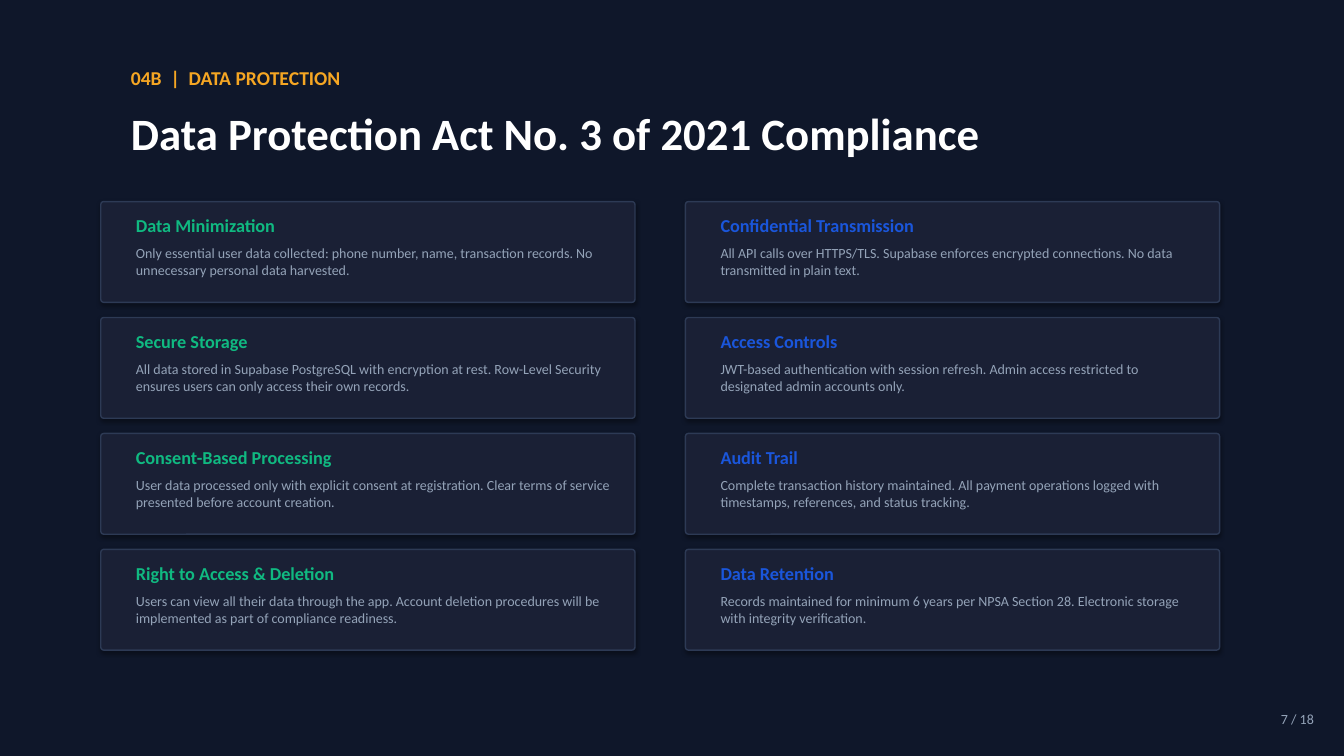
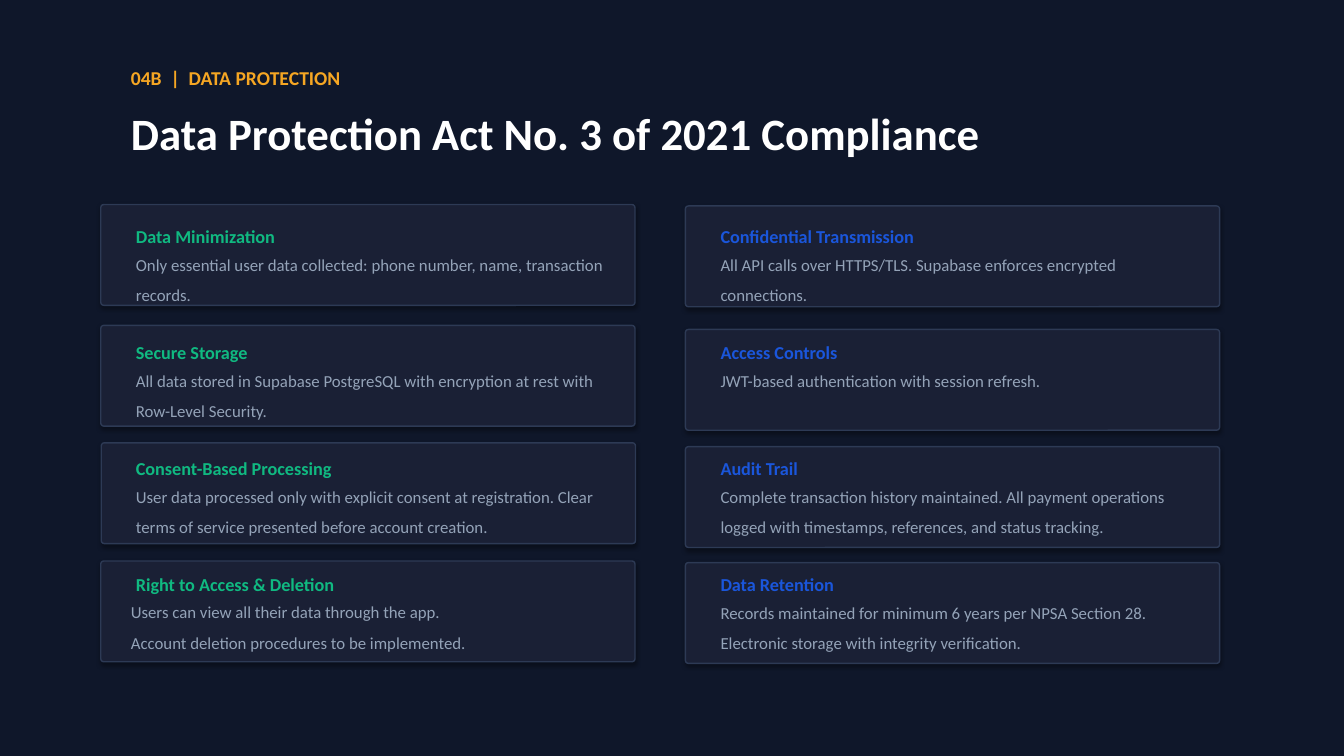
Before and after one commit to Denny-1032/Monde, a slide deck: slide 7 of Monde_BoZ_Presentation.pptx. Drawn at 1344x756 pixels with LibreOffice and Linux fonts; fonts in the diff are those of the drawing. Boxes give left, top, right and bottom in pixels: in the first picture for what was removed or moved away, otherwise in the second. Text is boxed around its words. In the diff, an @@ line names an element or a change of style, - is before the commit and + after.

```diff
--- a/Monde_BoZ_Presentation.pptx
+++ b/Monde_BoZ_Presentation.pptx
@@ rounded rectangle: place and size @@
-rounded rectangle at bbox=[101, 202, 635, 302]
+rounded rectangle at bbox=[101, 205, 635, 306]
@@ rounded rectangle: place and size @@
-rounded rectangle at bbox=[686, 202, 1220, 302]
+rounded rectangle at bbox=[686, 206, 1220, 307]
@@ text at bbox=[136, 259, 603, 301]: text changed; size 10 to 12 pt @@
-Only essential user data collected: phone number, name, transaction records. No unnecessary personal data harvested.
+Only essential user data collected: phone number, name, transaction records.
@@ text at bbox=[721, 259, 1116, 301]: text changed; size 10 to 12 pt @@
-All API calls over HTTPS/TLS. Supabase enforces encrypted connections. No data transmitted in plain text.
+All API calls over HTTPS/TLS. Supabase enforces encrypted connections.
@@ 3 rounded rectangles: place and size @@
-3 rounded rectangles at bbox=[101, 318, 1220, 534]
+3 rounded rectangles at bbox=[101, 326, 1220, 543]
@@ text at bbox=[136, 375, 593, 420]: text changed; size 10 to 12 pt @@
-All data stored in Supabase PostgreSQL with encryption at rest. Row-Level Security ensures users can only access their own records.
+All data stored in Supabase PostgreSQL with encryption at rest with Row-Level Security.
@@ text at bbox=[721, 375, 1041, 387]: text changed; size 10 to 12 pt @@
-JWT-based authentication with session refresh. Admin access restricted to designated admin accounts only.
+JWT-based authentication with session refresh.
@@ 3 rounded rectangles: place and size @@
-3 rounded rectangles at bbox=[101, 434, 1220, 650]
+3 rounded rectangles at bbox=[101, 447, 1220, 663]
@@ line spacing 1 to 1.5 in 8 elements at bbox=[136, 230, 275, 243], bbox=[136, 347, 247, 362], bbox=[136, 462, 332, 478], bbox=[136, 578, 334, 594], bbox=[721, 230, 914, 243], bbox=[721, 346, 837, 359], bbox=[721, 462, 798, 475], bbox=[721, 578, 834, 591] @@
@@ size 10 to 12 pt; line spacing 1 to 1.5 in 3 elements at bbox=[136, 491, 593, 536], bbox=[721, 491, 1165, 536], bbox=[721, 607, 1146, 652] @@
@@ text at bbox=[131, 606, 465, 652]: text changed; size 10 to 12 pt @@
-Users can view all their data through the app. Account deletion procedures will be implemented as part of compliance readiness.
+Users can view all their data through the app.
+Account deletion procedures to be implemented.
@@ text removed at bbox=[1281, 714, 1314, 724] @@
-7 / 18
```
Also in this commit, not shown: 9 other slides changed, 4 slides added, 7 slides removed, 25 other files.
